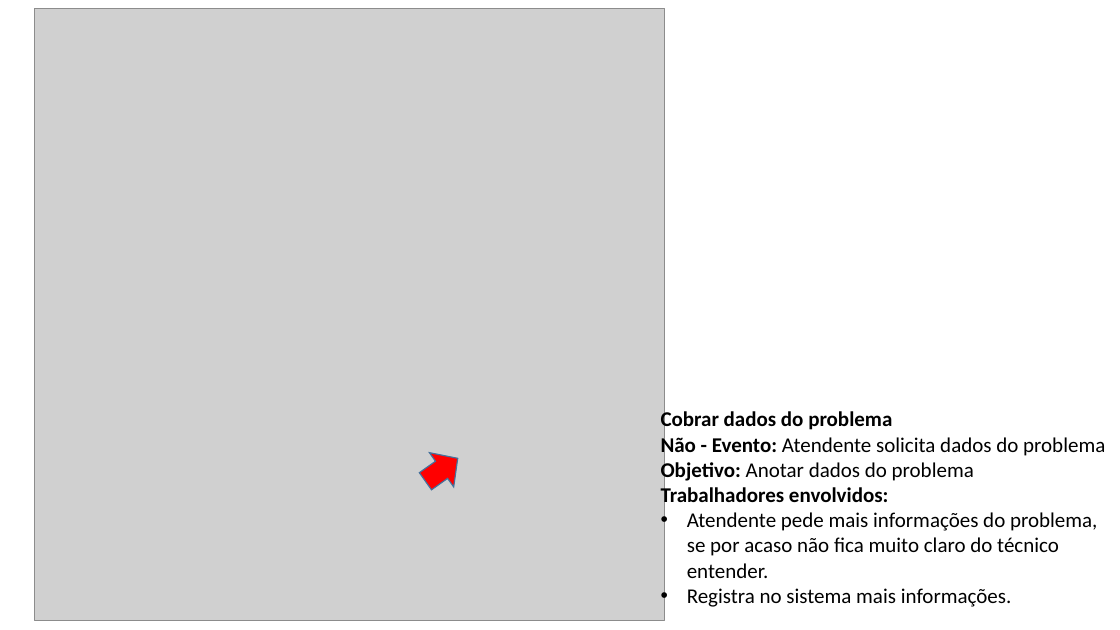
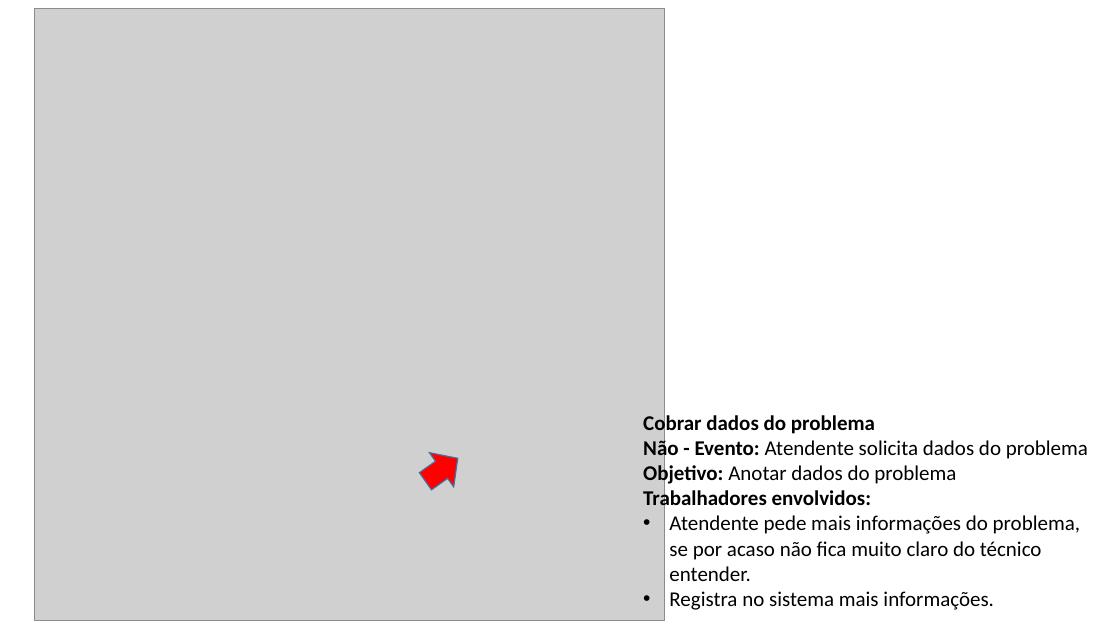
Before and after one commit to Nicolinhas/EngenhariaReversa, a slide deck: slide 7 of 18-Descrição dos Processos de Negócio.pptx. Drawn at 1120x630 pixels with LibreOffice and Linux fonts; fonts in the diff are those of the drawing; grey boxes stand for pictures. Boxes give left, top, right and bottom in pixels: in the first picture for what was removed or moved away, otherwise in the second. Text is boxed around its words. In the diff, an @@ line names an element or a change of style, - is before the commit and + after.

```diff
--- a/18-Descrição dos Processos de Negócio.pptx
+++ b/18-Descrição dos Processos de Negócio.pptx
@@ text "Cobrar dados do problema": place and size @@
-text "Cobrar dados do problema" at (661,409,1105,607)
+text "Cobrar dados do problema" at (643,412,1088,610)
```
Also in this commit, not shown: 4 other slides changed.
